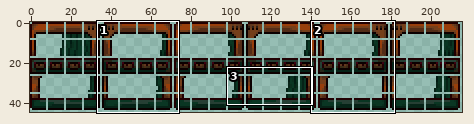
A sprite sheet gets an edit: Tiles/Ashen/Modular_Bunk.png. Above, an overview of the earlier version with the close-up marked.
Close-up. As it was:
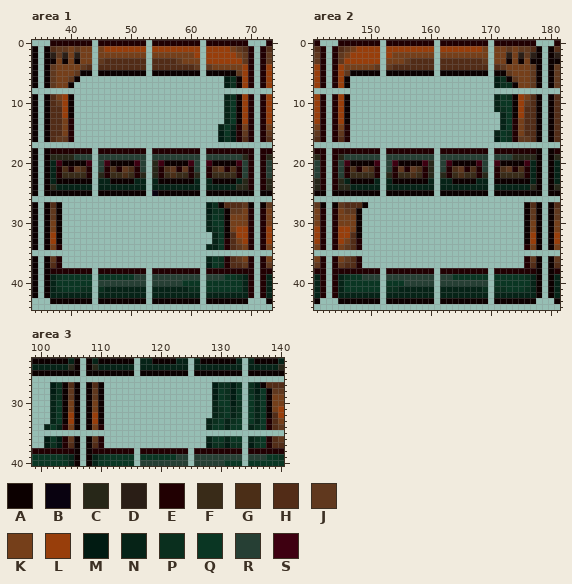
The file is 432x90 pixels, drawn in blocks of 2x2; one block is one cell here. Colours within 5 levels of each other are drawn and written as one. Shown: area 1: x 34..73, y 0..44; area 2: x 141..181, y 0..44; area 3: x 99..140, y 23..40.
Palette (. is transparent): A #0c0000  B #090210  C #272718  D #2a1e16  E #210002  F #392b18  G #4b2e17  H #522c17  J #60381e  K #753f1a  L #983e0b  M #011b12  N #062317  P #0a2f1e  Q #0a3623  R #263f34  S #3e0011
Pixels before, area 1, first column x 34:
 0 ...EEEEEEE.EEEEEEEE.EEEEEEEE.EEEEEEE...E
 1 A.AHJJKJKK.KLLLLLLL.LLLLLLLL.LLLLKJHE.EH
 2 A.ADJDKDKK.KKKKKKKK.KKKKKKKL.LLLLLKJE.EJ
 3 A.AAKAKAKK.JHHHHHHH.HHHHJKKK.LLLLLLJE.EJ
 4 A.AJKKKKJH.HHHHHHHH.HHHHHHHJ.JKKKKKLE.EL
 5 A.AJKKKJAA.AAAAAAAA.AAAAAAAA.AAAAAJLE.EL
 6 A.AJKKJA........................MPALE.EL
 7 A.AJKKA.........................MPALE.EL
 8 ........................................
 9 A.AHKLA.........................NPALE.EL
10 A.AHJLA.........................NQALE.EL
11 A.AHHLA.........................NQALE.EL
12 A.AHHLA.........................NQALE.EL
13 A.AHHKE.........................NQALE.EL
14 A.AHHKE........................NQNEKE.EK
15 A.AHHKE........................MQMEJE.EJ
16 A.AHJJE........................MPMEHE.EH
17 ........................................
18 A.AEEEEEEE.EEEEEEEE.EEEEEEEE.EEEEEEEE.EE
19 A.ACCCCRRR.RRRRRRRR.RRRRRRRR.RRRRRRCE.EC
20 A.ANSAAAAS.RSAAAASR.CSAAAASR.SAAAASRE.ER
21 A.ANEGEJGE.REGEJGER.CEGJEJER.EGJEGERE.ER
22 A.ANEFFFFE.CEFFGFEC.CEFGFFEC.EFFFFERE.ER
23 A.ANAAAAAA.NNAAAANN.NAAAAAAN.NAAAANCE.EC
24 A.ACNNNNNN.NNNNNNNN.NNNNNNNN.NNNNNCCE.EC
25 A.AAAAAAAA.AAAAAAAA.BAAAAAAA.AAAAAAAA.AA
26 ........................................
27 A.AHA........................MPAHHHJA.AJ
28 A.AJA........................MPPAJJKE.EK
29 A.AJA........................NQPAKKKE.EK
30 A.AKA........................NQQAKKKE.EK
31 A.AKA........................NPQAKLLE.EL
32 A.ALA.........................NQAHLLE.EL
33 A.ALA.........................NQEHKLE.EL
34 A.AKE........................NNQEHJKE.EK
35 ........................................
36 A.AJE........................NQPEHJKE.EK
37 A.AHE........................MQPEHHJE.EJ
38 A.AEEEEEEE.EEEEEEEE.EEEEEEEE.EEEEEEEE.EE
39 A.ANPQQQQQ.QQQQQQRR.RRRRRRRR.RRRQQPNE.EN
40 A.ANQQQQQQ.RRRRRRRR.RRRRRQQQ.QQQQQQNE.EN
41 A.ANPQQQPP.PNNNNNNN.NNNNNNPP.QQQQQQNE.EN
42 A.ANNNNNNN.NNNNNNNN.NNNNNNNN.NNNNNNNE.EN
43 ...AAAAAAA.AAAAAAAA.AAAAAAAA.AAAAAAA...A
Pixels before, area 2, first column x 141:
 0 E...EEEEEEE.EEEEEEEE.EEEEEEEE.EEEEEEE...E
 1 HE.EHJKLLLL.LLLLLLLL.LLLLLLLK.KKJKJJHA.AH
 2 JE.EJKLLLLL.LKKKKKKK.KKKKKKKK.KKDKDJDA.AD
 3 JE.EJLLLLLL.KKKJHHHH.HHHHHHHJ.KKAKAKAA.AA
 4 LE.ELKKKKKJ.JHHHHHHH.HHHHHHHH.HJKKKKJA.AJ
 5 LE.ELJAAAAA.AAAAAAAA.AAAAAAAA.AAJKKKJA.AJ
 6 LE.ELA........................MPAJKKJA.AJ
 7 LE.ELA........................MPPAKKJA.AJ
 8 .........................................
 9 LE.ELA........................NQPALKHA.AH
10 LE.ELA........................NQQALJHA.AH
11 LE.ELA........................NPQALHHA.AH
12 LE.ELA.........................NQALHHA.AH
13 LE.ELA.........................NQEKHHA.AH
14 KE.EKE.........................NQEKHHA.AH
15 JE.EJE........................NQPEKHHA.AH
16 HE.EHE........................MQPEJJHA.AH
17 .........................................
18 EE.EEEEEEEE.EEEEEEEE.EEEEEEEE.EEEEEEEA.AE
19 CE.ECRRRRRR.RRRRRRRR.RRRRRRRR.RRRCCCCA.AC
20 RE.ERSAAAAS.RSAAAASC.RSAAAASR.SAAAASNA.AN
21 RE.EREGEJGE.REJEJGEC.REGJEGER.EGJEGENA.AN
22 RE.EREFFFFE.CEFFGFEC.CEFGFFEC.EFFFFENA.AN
23 CE.ECNAAAAN.NAAAAAAN.NNAAAANN.AAAAAANA.AN
24 CE.ECCNNNNN.NNNNNNNN.NNNNNNNN.NNNNNNCA.AC
25 AA.AAAAAAAA.AAAAAAAA.AAAAAAAA.AAAAAAAA.AA
26 .........................................
27 JA.AJHHHA..........................AHA.AH
28 KE.EKJJA...........................AJA.AJ
29 KE.EKKKA...........................AJA.AJ
30 KE.EKKKA...........................AKA.AK
31 LE.ELLKA...........................AKA.AK
32 LE.ELLHA...........................ALA.AL
33 LE.ELKHE...........................ALA.AL
34 KE.EKJHE...........................EKA.AK
35 .........................................
36 KE.EKJHE...........................EJA.AJ
37 JE.EJHHE...........................EHA.AH
38 EE.EEEEEEEE.EEEEEEEE.EEEEEEEE.EEEEEEEA.AE
39 NE.ENPQQRRR.RRRRRRRR.RRQQQQQQ.QQQQQPNA.AN
40 NE.ENQQQQQQ.QQQRRRRR.RRRRRRRR.QQQQQQNA.AN
41 NE.ENQQQQQQ.PPNNNNNN.NNNNNNNP.PPQQQPNA.AN
42 NE.ENNNNNNN.NNNNNNNN.NNNNNNNN.NNNNNNNA.AN
43 A...AAAAAAA.AAAAAAAA.AAAAAAAA.AAAAAAA...A
Pixels before, area 3, first column x 99:
23 AAAAAANA.ANAAAAAA.NNAAAANN.NAAAAAAN.NAAAAN
24 NNNNNNCA.ACNNNNNN.NNNNNNNN.NNNNNNNN.NNNNNC
25 AAAAAAAA.AAAAAAAA.AAAAAAAA.AAAAAAAA.AAAAAA
26 ..........................................
27 ...MPAHA.AHA..................MPPMP.PMAHHH
28 ...MPAJA.AJA..................MQPMQ.PMQAJJ
29 ...NPAJA.AJA..................MQPMQ.QNQAKK
30 ...NQAKA.AKA..................NQQMP.QNQAKK
31 ...NQAKA.AKA..................NPQNP.QNQAKL
32 ...NQALA.ALA..................NPQNP.QNQAHL
33 ...NQALA.ALA.................NPQNPQ.QNQEHK
34 ..NQNEKA.AKE.................NQQNQQ.NPQEHJ
35 ..........................................
36 ..MQMEJA.AJE.................NQQNQQ.NPQEHJ
37 ..MPMEHA.AHE.................MPPMPP.MPQEHH
38 EEEEEEEA.AEEEEEEE.EEEEEEEE.EEEEEEEE.EEEEEE
39 QQQQQPNA.ANPQQQQQ.QQQQQQRR.RRRRRRRR.RRRQQP
40 QQQQQQNA.ANQQQQQQ.RRRRRRRR.RRRRRQQQ.QQQQQQ
Once edited:
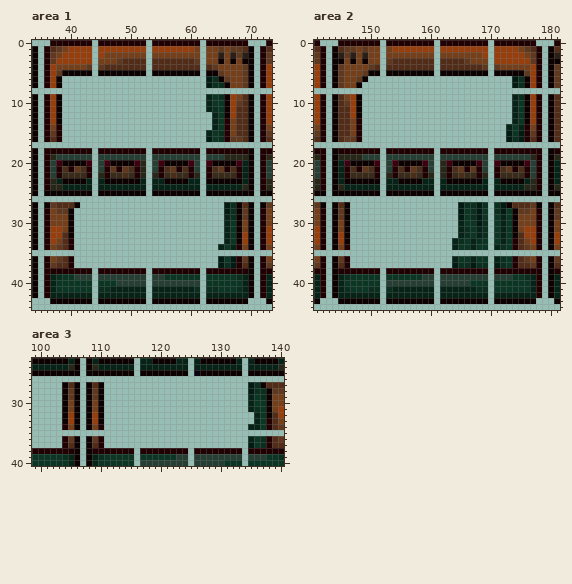
Edits made:
Changed rows in their new state; - is an unchanged pixel.
Area 1:
first column x 36:
 1 E--KLLLL-L---------------K-KKJKJ--A
 2 EJKLLLLL-L---------------K-KKDKDJDA
 3 EJLLLLLL-KKKJ---------HHHJ-KKAKAKAA
 4 EL----KJ-J---------------H-HJ----JA
 5 ELJAAA-----------------------JKKKJA
 6 ELA...---------------------MPAJKKJA
 7 ELA..----------------------MPPAKKJA
 9 ELA..----------------------NQPALKHA
10 ELA..----------------------NQQALJHA
11 ELA..----------------------NPQALHHA
12 ELA..-----------------------NQALHHA
13 ELA..-----------------------NQEKHHA
14 EKE..-----------------------NQEKHHA
15 EJE..----------------------NQPEKHHA
16 E-E..----------------------MQPEJJ-A
18 E---------------------------------A
19 E-RRR-------------------------CCC-A
20 ER--------------C-R--------------NA
21 ER---------J----C-R----G---------NA
22 ER-------------------------------NA
23 ECN----N--A----A---N----N--A----ANA
24 E-C-----------------------------N-A
25 ------------------A----------------
27 -JHHHA---------------------...MPAH-
28 EKJJA----------------------...MPAJA
29 EKKKA----------------------...NPAJA
30 E-KKA----------------------...NQA-A
31 ELLKA----------------------...NQAKA
32 E-LHA-----------------------..NQA-A
33 E-KHE-----------------------..NQA-A
34 E-JHE----------------------..NQNE-A
36 EKJHE----------------------..MQMEJA
37 EJHHE----------------------..MPMEHA
38 E---------------------------------A
39 E----RRR-RRRRRR-----QQQQQQ-QQQ----A
40 E--------QQQ-----------RRR--------A
41 E-Q---QQ--P-------------N--PP---P-A
42 E---------------------------------A
Area 2:
first column x 144:
 1 A--JKJKK-K---------------L-LLLLK--E
 2 ADJDKDKK-K---------------L-LLLLLKJE
 3 AAKAKAKK-JHHH---------JKKK-LLLLLLJE
 4 AJ----JH-H---------------J-JK----LE
 5 AJKKKJ-----------------------AAAJLE
 6 AJKKJA---------------------...MPALE
 7 AJKKA----------------------...MPALE
 9 AHKLA----------------------...NPALE
10 AHJLA----------------------...NQALE
11 AHHLA----------------------...NQALE
12 AHHLA-----------------------..NQALE
13 AHHKE-----------------------..NQALE
14 AHHKE-----------------------.NQNEKE
15 AHHKE----------------------..MQMEJE
16 A-JJE----------------------..MPME-E
18 A---------------------------------E
19 A-CCC-------------------------RRR-E
20 AN--------------R-C--------------RE
21 AN---------G----R-C----J---------RE
22 AN-------------------------------RE
23 ANA----A--N----N---A----A--N----NCE
24 A-N-----------------------------C-E
27 -HA...---------------MPPMP-PMAHHHJ-
28 AJA..----------------MQPMQ-PMQAJJKE
29 AJA..----------------MQPMQ-QNQAKKKE
30 A-A..----------------NQQMP-QNQAKK-E
31 AKA..----------------NPQNP-QNQAKLLE
32 A-A..----------------NPQNP-QNQAHL-E
33 A-A..---------------NPQNPQ-QNQEHK-E
34 A-E..---------------NQQNQQ-NPQEHJ-E
36 AJE..---------------NQQNQQ-NPQEHJKE
37 AHE..---------------MPPMPP-MPQEHHJE
38 A---------------------------------E
39 A----QQQ-QQQQQQ-----RRRRRR-RRR----E
40 A--------RRR-----------QQQ--------E
41 A-P---PP--N-------------P--QQ---Q-E
42 A---------------------------------E
Area 3:
first column x 101:
25 -------------------------B-----------
27 -..-------------------------.....-MP-
28 -..-------------------------.....-MPP
29 -..-------------------------.....-NQP
30 -..-------------------------.....-NQ-
31 -..-------------------------.....-NP-
32 -..-------------------------.....-.--
33 -..------------------------......-.--
34 ...------------------------......--N-
36 ...------------------------......--QP
37 ...------------------------......--QP
Changed places in both close-ups, as pixel boxes (x1, y1, x2, y2):
changed: (44, 46, 254, 298)
changed: (332, 46, 422, 298)
changed: (422, 46, 542, 298)
changed: (194, 370, 266, 448)
erased: (44, 382, 62, 448)
